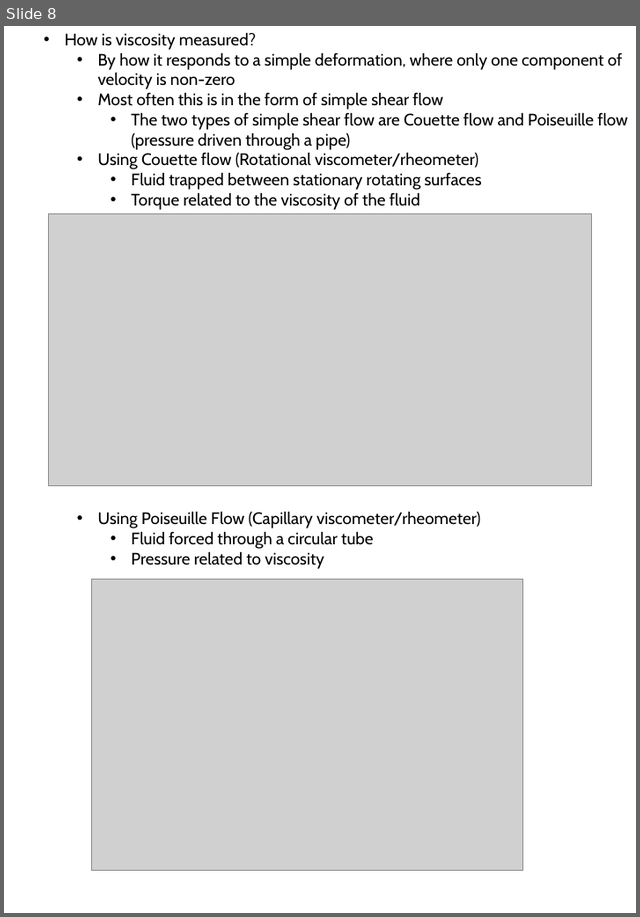
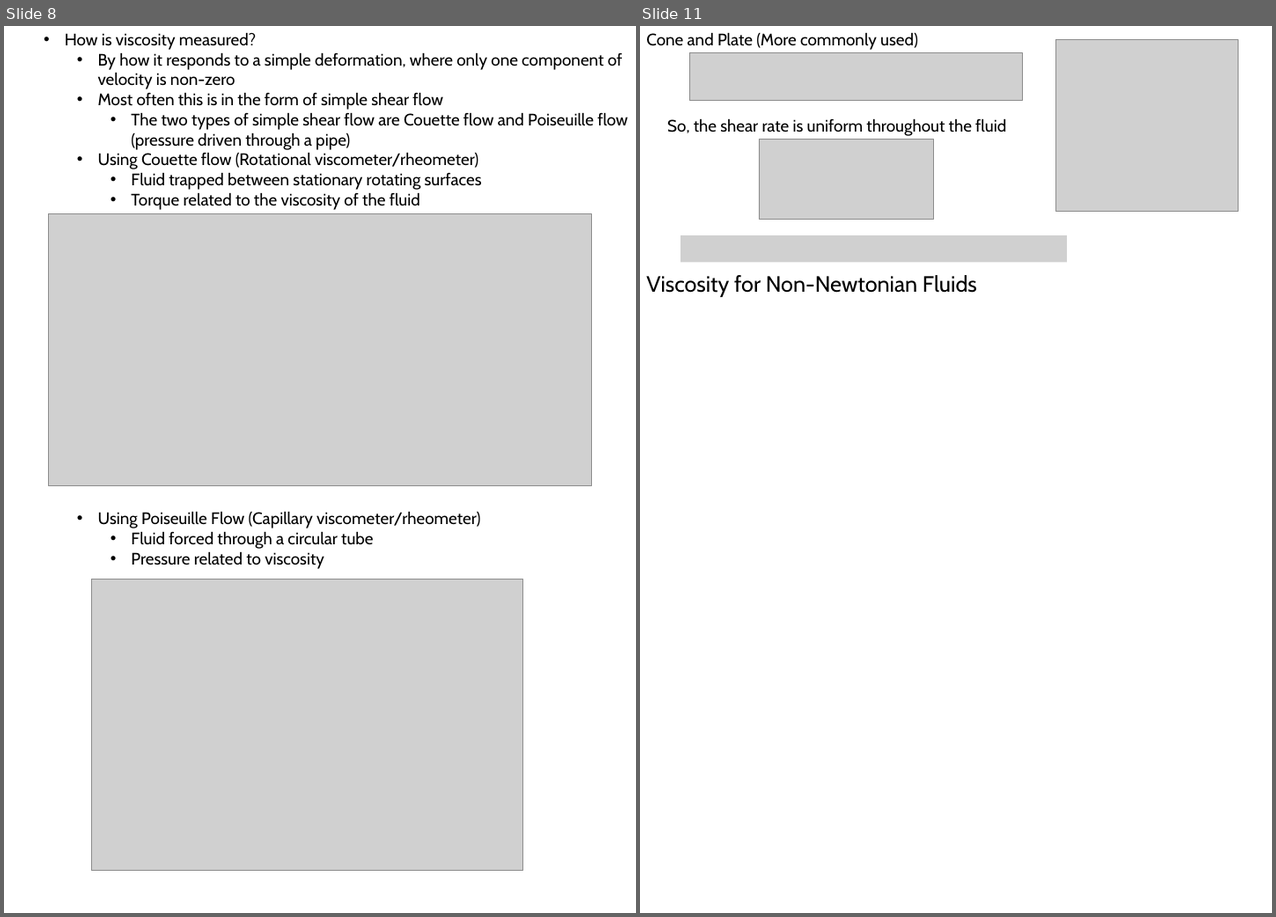
Before and after one commit to 1980s-Space-Guy/Fall24Classes, a slide deck: FluidOperations.pptx. Shown side by side, each under a label of ours: slide 8 before the commit, slides 8 and 11 after it; the slides between them are not shown. The pictures are 640x917 and 1276x917 pixels, drawn with LibreOffice and Linux fonts; fonts in the diff are those of the drawing; grey boxes stand for pictures. Boxes give left, top, right and bottom in pixels: in the first picture for what was removed or moved away, otherwise in the second. Text is boxed around its words. In the diff, an @@ line names an element or a change of style, - is before the commit and + after.

```diff
--- a/FluidOperations.pptx
+++ b/FluidOperations.pptx
@@ slide 11 added at bbox=[640, 26, 1272, 913], background #FFFFFF @@
@@ text added at bbox=[646, 32, 918, 50], 18 pt, text #000000 @@
+Cone and Plate (More commonly used)
@@ picture added at bbox=[1056, 39, 1238, 211] @@
@@ picture added at bbox=[689, 52, 1022, 101] @@
@@ text added at bbox=[667, 118, 1006, 136], 18 pt, text #000000 @@
+So, the shear rate is uniform throughout the fluid
@@ picture added at bbox=[759, 139, 934, 220] @@
@@ picture added at bbox=[680, 235, 1067, 262] @@
@@ text added at bbox=[646, 275, 977, 297], 24 pt, text #000000 @@
+Viscosity for Non-Newtonian Fluids
```
Also in this commit, not shown: 3 slides changed, 1 other slide added.
